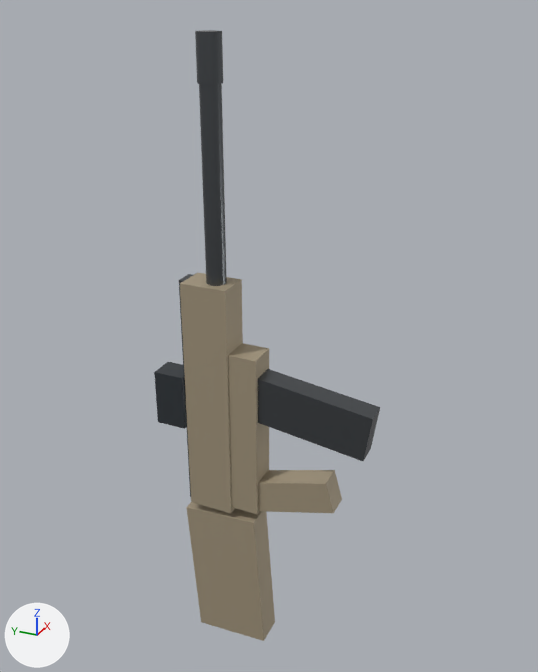
A saved change to the FBX model Assets/Meshes/Weapons/SCAR_Rifle.fbx.
Both versions are drawn from a 50 mm lens placed at (-0.79, -0.407, 0.554), pointed at (0.02, -0.043, 0.148). Lighting does not change. The marker at lower left points along +X, +Y and +Z. The first picture is the older version. Where no turn or scale is listed for an object, it has been applied to the vertices.

Objects in the first picture: 'Barrel', 'Flash_Hider', 'Holo_Sight', 'Magazine_762', 'Pistol_Grip', 'Receiver_Lower', 'Receiver_Upper', 'Stock_Boot', 'Top_Rail'.
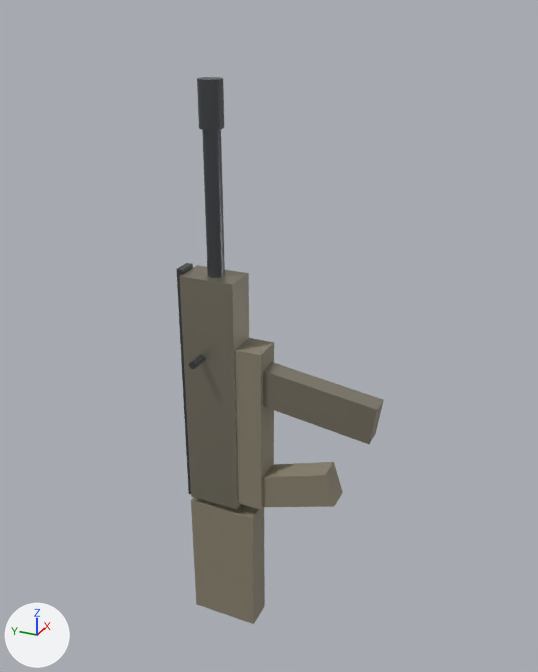
Where the change shows, as pixel boxes (x1, y1, x2, y2) in the pictures (538 x 672 px):
'Receiver_Upper', recoloured, moved, rescaled (beige to grey, 11% wider)
    before: (180, 272, 243, 513)
    after: (179, 265, 249, 509)
'Stock_Boot', recoloured, moved, rescaled, turned
    before: (186, 502, 275, 641)
    after: (191, 497, 265, 624)
'Magazine_762', recoloured, moved, rescaled (11% shorter)
    before: (258, 369, 380, 461)
    after: (263, 362, 384, 444)
'Receiver_Lower', recoloured, moved, rescaled
    before: (228, 343, 269, 514)
    after: (234, 338, 274, 510)
'Barrel', moved, rescaled
    before: (199, 84, 227, 286)
    after: (202, 129, 225, 278)
'Pistol_Grip', recoloured, moved, turned, rescaled
    before: (258, 470, 342, 513)
    after: (263, 462, 343, 507)
'Flash_Hider', moved
    before: (195, 30, 223, 84)
    after: (197, 77, 224, 130)
'Holo_Sight', deleted
    before: (154, 362, 186, 429)
'Top_Rail', moved, rescaled
    before: (179, 274, 193, 497)
    after: (176, 263, 193, 494)
'Charging_Handle', added
    after: (189, 355, 205, 369)

The change, as a list of edits to the scene's bpy script:
```text
Change me_cube_004:
    where me_cube_004.from_pydata(...)  # 8 vertices, 6 faces; spans x -0.5..0.5, y -0.5..0.5, z -0.5..0.5
    remove me_cube_004.materials.append(mat_mat_scar_fde)  # beige #ada086
    add me_cube_004.materials.append(mat_mat_scar_lower)  # yellow #908976
Change me_cube:
    where me_cube.from_pydata(...)  # 8 vertices, 6 faces; spans x -0.5..0.5, y -0.5..0.5, z -0.5..0.5
    remove me_cube.materials.append(mat_mat_scar_fde)  # beige #ada086
    add me_cube.materials.append(mat_mat_scar_upper)  # grey #a09989
Change me_cube_001:
    where me_cube_001.from_pydata(...)  # 8 vertices, 6 faces; spans x -0.5..0.5, y -0.5..0.5, z -0.5..0.5
    remove me_cube_001.materials.append(mat_mat_scar_fde)  # beige #ada086
    add me_cube_001.materials.append(mat_mat_scar_lower)  # yellow #908976
Change me_cylinder:
    remove me_cylinder.from_pydata(...)  # 64 vertices, 34 faces; spans x -0.013..0.013, y -0.013..0.013, z -0.13..0.13
    add me_cylinder.from_pydata(...)  # 64 vertices, 34 faces; spans x -0.011..0.011, y -0.011..0.011, z -0.11..0.11
    me_cylinder part 1: the whole mesh is scaled about its middle by 0.846
Change me_cube_005:
    where me_cube_005.from_pydata(...)  # 8 vertices, 6 faces; spans x -0.5..0.5, y -0.5..0.5, z -0.5..0.5
    remove me_cube_005.materials.append(mat_mat_scar_fde)  # beige #ada086
    add me_cube_005.materials.append(mat_mat_scar_lower)  # yellow #908976
Change me_cube_003:
    where me_cube_003.from_pydata(...)  # 8 vertices, 6 faces; spans x -0.5..0.5, y -0.5..0.5, z -0.5..0.5
    remove me_cube_003.materials.append(mat_mat_scar_metal)  # dark grey #616569
    add me_cube_003.materials.append(mat_mat_scar_upper)  # grey #a09989
Remove ob_holo_sight:
    ob_holo_sight = bpy.data.objects.new('Holo_Sight', me_cube_006)
Change ob_flash_hider:
    ob_flash_hider.location: (0.0, 0.022, 0.49) -> (0.0, 0.022, 0.44)
Change ob_top_rail:
    ob_top_rail.location: (0.0, 0.066, 0.05) -> (0.0, 0.068, 0.06)
    ob_top_rail.scale: (0.026, 0.008, 0.34) -> (0.026, 0.009, 0.35)
Change ob_pistol_grip:
    ob_pistol_grip.location: (0.0, -0.09, -0.07) -> (0.0, -0.09, -0.06)
    ob_pistol_grip.rotation_euler: (-0.279, 0.0, 0.0) -> (-0.314, 0.0, 0.0)  # degrees (-16, 0, 0) -> degrees (-18, 0, 0)
    ob_pistol_grip.scale: (0.034, 0.12, 0.046) -> (0.034, 0.12, 0.048)
Change ob_receiver_upper:
    ob_receiver_upper.location: (0.0, 0.03, 0.05) -> (0.0, 0.025, 0.06)
    ob_receiver_upper.scale: (0.046, 0.065, 0.34) -> (0.046, 0.075, 0.34)
Change ob_receiver_lower:
    ob_receiver_lower.location: (0.0, -0.02, 0.01) -> (0.0, -0.022, 0.02)
    ob_receiver_lower.scale: (0.042, 0.045, 0.24) -> (0.042, 0.055, 0.24)
Change ob_barrel:
    ob_barrel.location: (0.0, 0.022, 0.35) -> (0.0, 0.022, 0.32)
Change ob_stock_boot:
    ob_stock_boot.rotation_euler: (-0.0698, 0.0, 0.0) -> (0.0, 0.0, 0.0)  # degrees (-4, 0, 0) -> degrees (0, 0, 0)
    ob_stock_boot.location: (0.0, 0.01, -0.24) -> (0.0, 0.015, -0.22)
    ob_stock_boot.scale: (0.042, 0.11, 0.22) -> (0.04, 0.1, 0.2)
Change ob_magazine_762:
    ob_magazine_762.location: (0.0, -0.11, 0.06) -> (0.0, -0.11, 0.08)
    ob_magazine_762.scale: (0.032, 0.17, 0.065) -> (0.028, 0.18, 0.052)
Add ob_charging_handle:
    ob_charging_handle = bpy.data.objects.new('Charging_Handle', me_cylinder_002)  # a 32-sided cylinder along x spanning x -0.02..0.02, y -0.005..0.005, z -0.005..0.005; in mat_mat_scar_metal (dark grey #616569)
    ob_charging_handle.location = (-0.028, 0.035, 0.12)
```
